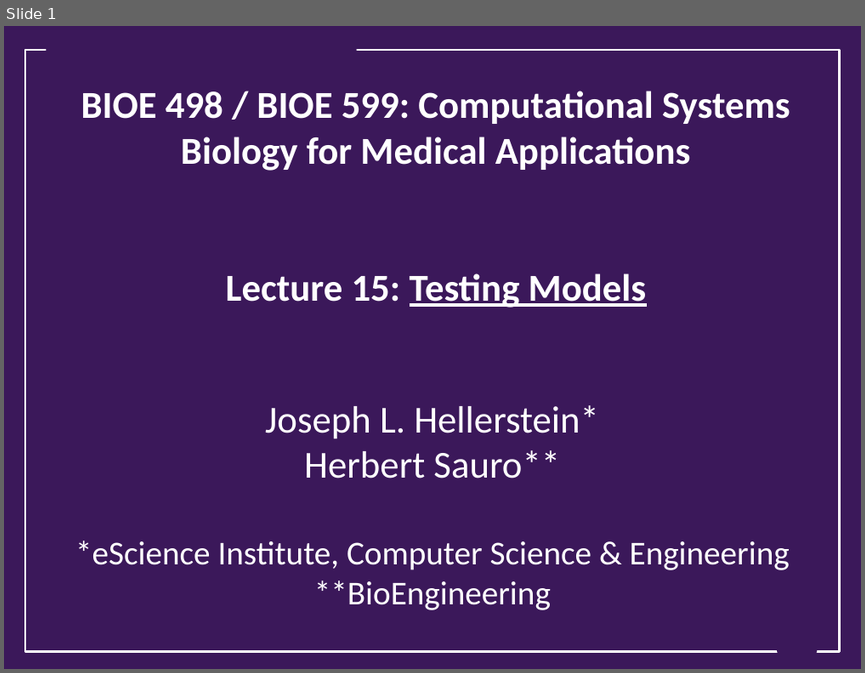
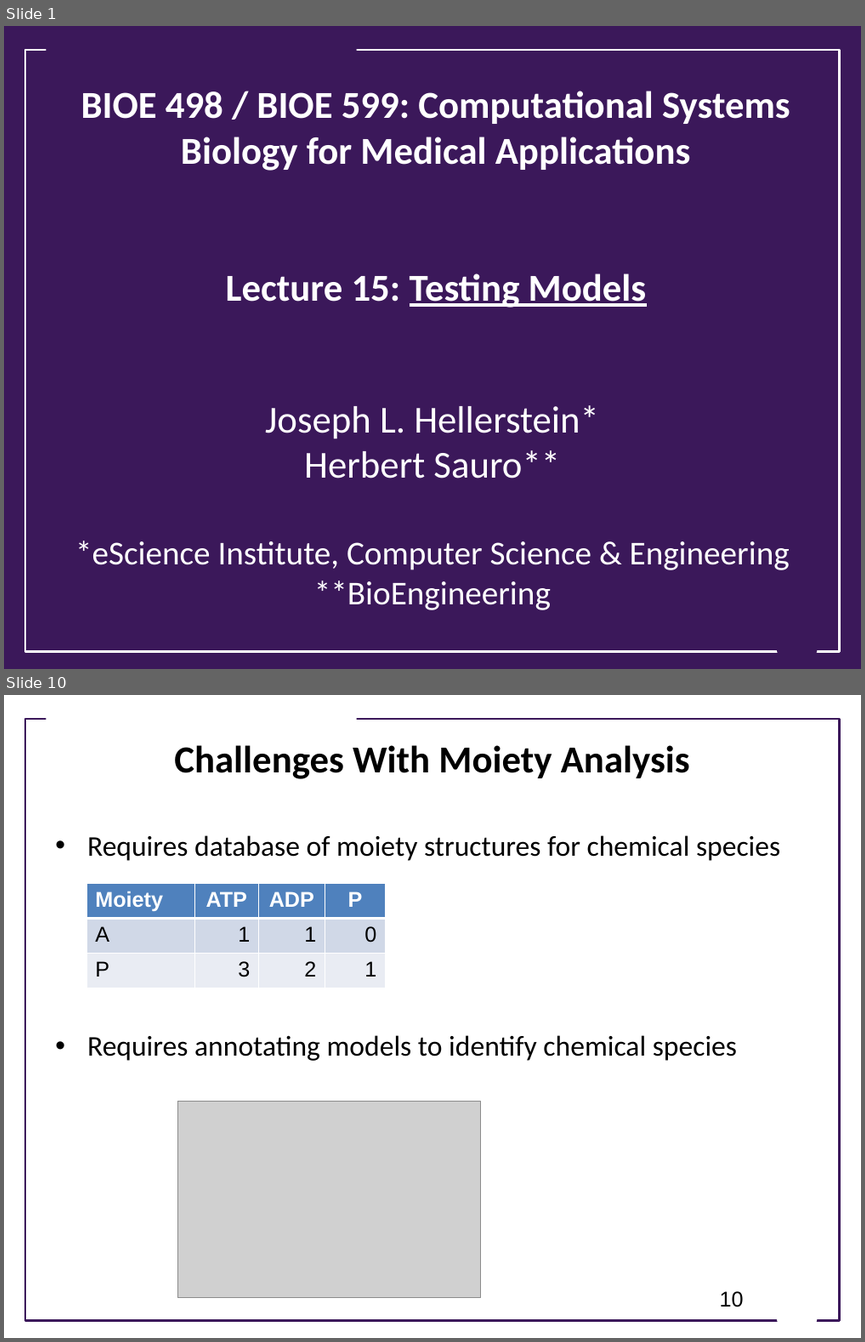
Before and after one commit to ModelEngineering/advancing-biomedical-models, a slide deck: lecture_15/15_static_testing.pptx. Shown one above the other, each under a label of ours: slide 1 before the commit, slides 1 and 10 after it; the slides between them are not shown. The pictures are 865x673 and 865x1342 pixels, drawn with LibreOffice and Linux fonts; fonts in the diff are those of the drawing; grey boxes stand for pictures; background and template pictures are left out. Boxes give left, top, right and bottom in pixels: in the first picture for what was removed or moved away, otherwise in the second. Text is boxed around its words. In the diff, an @@ line names an element or a change of style, - is before the commit and + after.

```diff
--- a/lecture_15/15_static_testing.pptx
+++ b/lecture_15/15_static_testing.pptx
@@ slide 10 added at (x1=4, y1=695, x2=861, y2=1338), background #FFFFFF @@
@@ rectangle added at (x1=25, y1=719, x2=840, y2=1321), outline #3B185A 1.75 pt @@
@@ rectangle added at (x1=46, y1=709, x2=356, y2=730), fill #FFFFFF @@
@@ title added at (x1=174, y1=745, x2=690, y2=779), 32 pt, text #000000, bold @@
+Challenges With Moiety Analysis
@@ text added at (x1=87, y1=835, x2=780, y2=1061), 24 pt, text #000000 @@
+• Requires database of moiety structures for chemical species
+• Requires annotating models to identify chemical species
@@ table added at (x1=87, y1=884, x2=386, y2=988), 3 rows, 4 columns @@
+Moiety | ATP | ADP | P
+A | 1 | 1 | 0
+P | 3 | 2 | 1
@@ picture added at (x1=178, y1=1101, x2=480, y2=1298) @@
@@ page number added at (x1=720, y1=1291, x2=744, y2=1307), 18 pt, text #000000 @@
+10
@@ trapezoid added at (x1=769, y1=1290, x2=824, y2=1327), fill #FFFFFF @@
```
Also in this commit, not shown: 1 slide changed, 13 other slides added.
